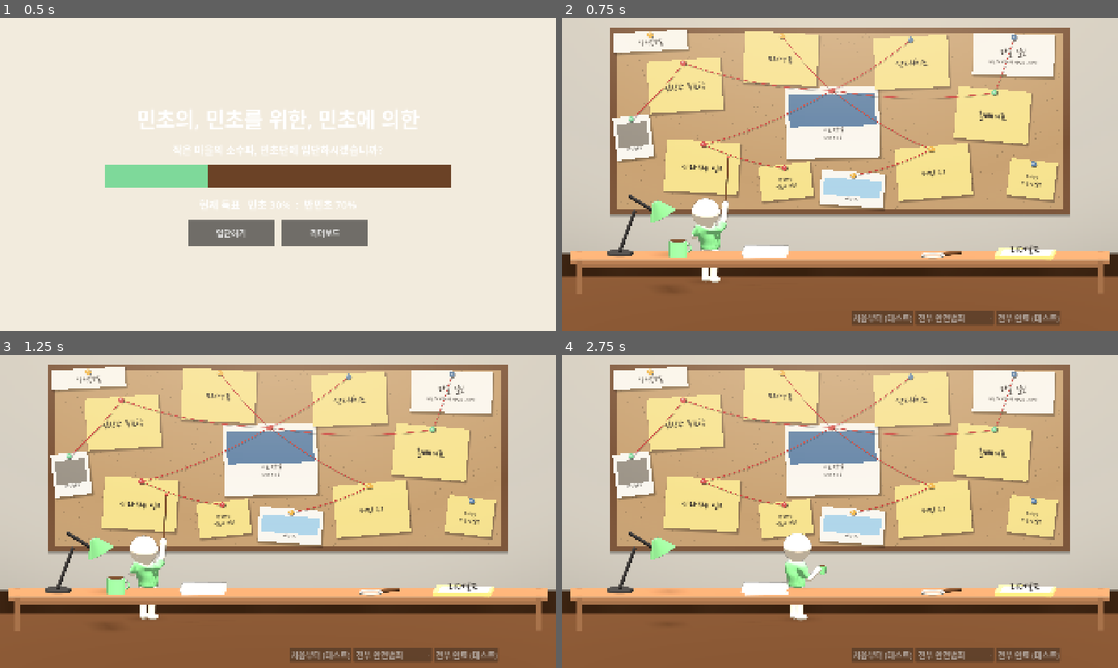
Above: before the commit, frames 1-4 (two rows, left to right).
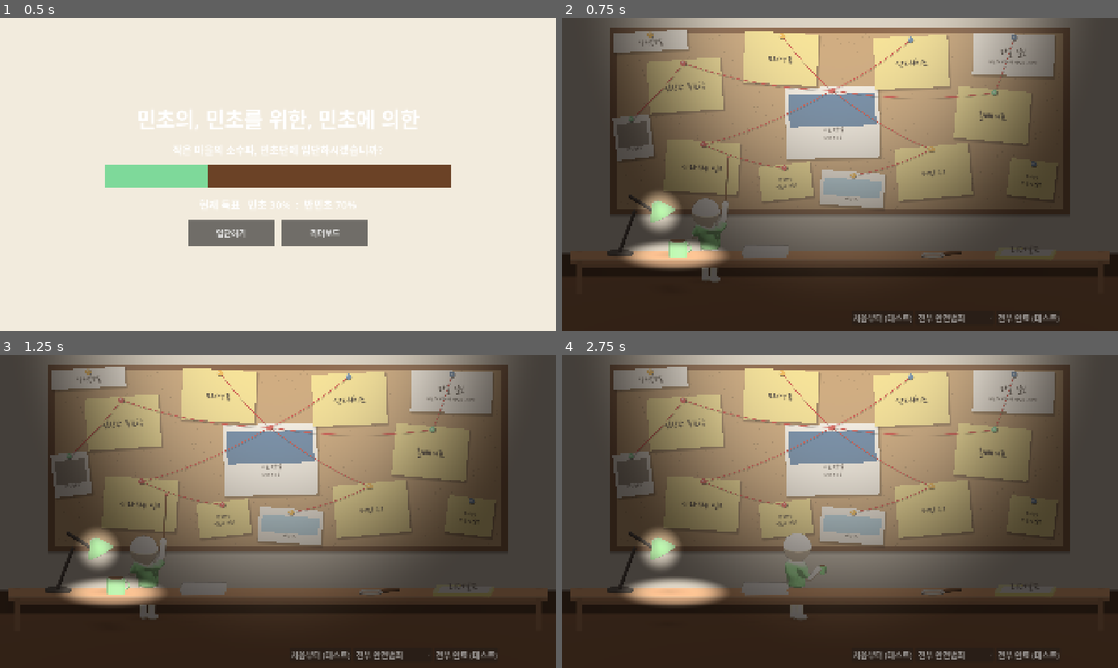
Above: after the commit, the same moments.

Repository: hahaha13791/mincho-game
Game: Godot game, scene res://main/title.tscn
Same seed, same stepped clock (60 frames per second), same inputs: the game is played once before the commit and once after it.
Inputs:
- Up to frame 1 (0.5 s): no input
- Up to frame 2 (0.75 s): click "입단하기" at 0.5 s
- Up to frame 3 (1.25 s): no input
- Up to frame 4 (2.75 s): click "리더보드" at 1.25 s; click "돌아가기" at 2 s

Frame 1 is identical in both runs. In frame 2, 85% of the frame differs, in the area x 0-100%, y 0-100%; in frame 3, 85%; in frame 4, 85%.

Commit message:
feat(main): 작전본부실을 어둡게 하고 천장 조명·깜빡이는 스탠드 빛을 덧씌움
비밀 장소처럼 보이게. 보드는 2D라 3D 조명이 닿지 않아 화면 전체 덮개 셰이더로 어둠을 깔고 빛이 닿는 곳만 남긴다

Co-Authored-By: Claude Opus 5.5 <noreply@anthropic.com>

Diff:
--- a/common/style/palette.gd
+++ b/common/style/palette.gd
@@ -22,6 +22,7 @@
 @export var yarn: Color = Color("c8403a") # 수사 보드 빨간 실
 @export var chocolate: Color = Color("3b2217") # 주인공 중절모·코트(민트초코). 반민초 갈색보다 훨씬 진하게
 @export var lamp_light: Color = Color("ffeed4") # 작전본부실 따뜻한 백색 조명
+@export var hideout_dark: Color = Color("140f0c") # 작전본부실 조명 밖 어둠(비밀 장소)
 @export var accent: Color = Color("f2b84b")
 @export var danger: Color = Color("d9534f")
 @export var ballot_box: Color = Color("5b7fa6")
--- a/main/hub.gd
+++ b/main/hub.gd
@@ -5,6 +5,7 @@
 const PALETTE: Palette = preload("res://common/style/palette.tres")
 const LIST: MinigameList = preload("res://main/minigame_list.tres")
 const DESK: PackedScene = preload("res://main/hub/desk.tscn")
+const LIGHT_SHADER: Shader = preload("res://main/hub/hub_light.gdshader")
 const BOARD_SCALE: float = 0.85 # 주인공이 잘 보이게 보드를 줄인다
 const PINS: Array[String] = ["danger", "accent", "ballot_box", "mincho"] # 팔레트 이름. 메모마다 돌려 쓴다
 # 테스트용 채우기 프리셋(이름 -> 등급 목록). 목록은 순서대로 미니게임에 배정되고 모자라면 마지막 값을 쓴다
@@ -99,23 +100,6 @@
 	_strings.draw.connect(_draw_strings)
 	_board.add_child(_strings)
 
-	# 위에서 비추는 따뜻한 조명: 위쪽은 밝고 아래로 갈수록 어둑해진다
-	var light: TextureRect = TextureRect.new()
-	var grad: Gradient = Gradient.new()
-	grad.set_color(0, Color(PALETTE.lamp_light, 0.38))
-	grad.set_color(1, Color(0, 0, 0, 0.22))
-	grad.add_point(0.55, Color(PALETTE.lamp_light, 0.0))
-	var tex: GradientTexture2D = GradientTexture2D.new()
-	tex.gradient = grad
-	tex.fill = GradientTexture2D.FILL_RADIAL
-	tex.fill_from = Vector2(0.5, -0.15)
-	tex.fill_to = Vector2(0.5, 1.1)
-	light.texture = tex
-	light.expand_mode = TextureRect.EXPAND_IGNORE_SIZE
-	light.set_anchors_preset(Control.PRESET_FULL_RECT)
-	light.mouse_filter = Control.MOUSE_FILTER_IGNORE
-	add_child(light)
-
 
 func _make_decor(d: Dictionary, i: int) -> MemoCard:
 	var kind: String = d["kind"]
@@ -220,6 +204,7 @@
 	var desk: HubDesk = DESK.instantiate()
 	vp.add_child(desk)
 	desk.set_stage(GameState.grades.size())
+	_build_light(desk)
 	# 리더보드: 책상 위 서류철 자리에 손글씨 버튼을 얹는다
 	var board: Button = Button.new()
 	board.theme_type_variation = &"HandButton"
@@ -228,6 +213,23 @@
 	board.reset_size()
 	board.position = desk.folder_screen_pos() - board.size / 2.0 + Vector2(0, -18)
 	board.pressed.connect(Flow.go_leaderboard)
+
+
+# 비밀 장소 조명: 화면 전체에 어둠을 깔고 천장 조명·책상 스탠드 빛만 남기는 덮개(hub/hub_light.gdshader)
+# 보드·책상을 덮는다. 리더보드·테스트 버튼은 어둠 속에서도 읽히게 그 위
+func _build_light(desk: HubDesk) -> void:
+	var mat: ShaderMaterial = ShaderMaterial.new()
+	mat.shader = LIGHT_SHADER
+	mat.set_shader_parameter("dark", PALETTE.hideout_dark)
+	mat.set_shader_parameter("warm", PALETTE.lamp_light)
+	var lamp: PackedVector2Array = desk.lamp_screen_pos()
+	mat.set_shader_parameter("lamp_shade", lamp[0])
+	mat.set_shader_parameter("lamp_pool", lamp[1])
+	var cover: ColorRect = ColorRect.new()
+	cover.material = mat
+	cover.set_anchors_preset(Control.PRESET_FULL_RECT)
+	cover.mouse_filter = Control.MOUSE_FILTER_IGNORE
+	add_child(cover)
 
 
 # shortcut: 테스트용 버튼들. 전시 전에 숨긴다
--- a/main/hub/desk.gd
+++ b/main/hub/desk.gd
@@ -34,6 +34,7 @@
 var _hero: Protagonist
 var _desk_props: Dictionary = {} # 이름 -> Node3D (mug, magnifier)
 var _desk_root: Node3D # 책상과 그 위 소품. DESK_Z만큼 앞에
+var _lamp: Node3D
 
 
 func _ready() -> void:
@@ -94,6 +95,13 @@
 	return _camera.unproject_position(_folder.global_position)
 
 
+## 스탠드 빛이 화면에 찍히는 위치: [갓, 갓이 비추는 책상 위 웅덩이]. 허브 조명 덮개가 쓴다
+func lamp_screen_pos() -> PackedVector2Array:
+	var shade: Vector3 = _lamp.to_global(Vector3(1.4, 1.5, 0))
+	var pool: Vector3 = _lamp.to_global(Vector3(1.9, 0.0, 0.2))
+	return PackedVector2Array([_camera.unproject_position(shade), _camera.unproject_position(pool)])
+
+
 func _build() -> void:
 	_desk_root = Node3D.new()
 	_desk_root.position.z = DESK_Z
@@ -119,6 +127,7 @@
 
 	# 스탠드(왼쪽)
 	var lamp: Node3D = _group(Vector3(-7.6, TOP_Y, -0.2))
+	_lamp = lamp
 	_cyl(lamp, 0.45, 0.08, Vector3(0, 0.04, 0), PALETTE.stamp)
 	var arm1: MeshInstance3D = _cap(lamp, 0.06, 1.6, Vector3(0.25, 0.8, 0), PALETTE.stamp)
 	arm1.rotation.z = -0.35
--- /dev/null
+++ b/main/hub/hub_light.gdshader
@@ -0,0 +1,41 @@
+shader_type canvas_item;
+// 작전본부실 조명 덮개: 화면 전체를 어둡게 깔고 빛이 닿는 곳만 남긴다(실제 조명이 아닌 그림).
+// 빛 둘: 위에서 퍼지는 천장 조명(타원), 책상 스탠드(갓 둘레 + 책상 위 웅덩이, 가끔 깜빡임).
+// 좌표는 모두 화면 픽셀(1920x1080). 색은 hub.gd가 팔레트에서 넣는다.
+
+uniform vec4 dark : source_color;
+uniform vec4 warm : source_color;
+uniform vec2 screen_size = vec2(1920.0, 1080.0);
+uniform float max_dark = 0.75; // 빛이 하나도 없는 곳을 덮는 정도
+uniform float warm_alpha = 0.14; // 빛 안쪽에 얹는 따뜻한 색 세기
+uniform vec2 ceiling = vec2(960.0, -260.0); // 천장 조명 중심
+uniform vec2 ceiling_radius = vec2(950.0, 1300.0);
+uniform vec2 lamp_shade; // 스탠드 갓
+uniform vec2 lamp_pool; // 갓이 비추는 책상 위
+uniform float lamp_radius = 90.0;
+uniform float lamp_warm = 0.16; // 스탠드 빛에만 더 얹는 따뜻한 색
+uniform vec2 pool_radius = vec2(210.0, 60.0);
+
+float hash(float n) {
+	return fract(sin(n * 12.9898) * 43758.5453);
+}
+
+// 스탠드 밝기: 잔잔히 떨리다가 가끔(1/8초 칸 중 약 6%) 뚝 떨어진다
+float flicker(float t) {
+	float hum = 0.95 + 0.05 * sin(t * 23.0) * sin(t * 7.3);
+	float dip = step(0.94, hash(floor(t * 8.0))) * 0.45;
+	return hum - dip;
+}
+
+float spot(vec2 p, vec2 c, vec2 r, float inner) {
+	return 1.0 - smoothstep(inner, 1.0, length((p - c) / r));
+}
+
+void fragment() {
+	vec2 p = UV * screen_size;
+	float light = spot(p, ceiling, ceiling_radius, 0.15);
+	float lamp = max(spot(p, lamp_shade, vec2(lamp_radius), 0.0), spot(p, lamp_pool, pool_radius, 0.3)) * flicker(TIME);
+	light = max(light, lamp);
+	light = clamp(light, 0.0, 1.0);
+	COLOR = vec4(mix(dark.rgb, warm.rgb, light), mix(max_dark, warm_alpha + lamp * lamp_warm, light));
+}
Not shown, changed: docs/todo/progress.md
